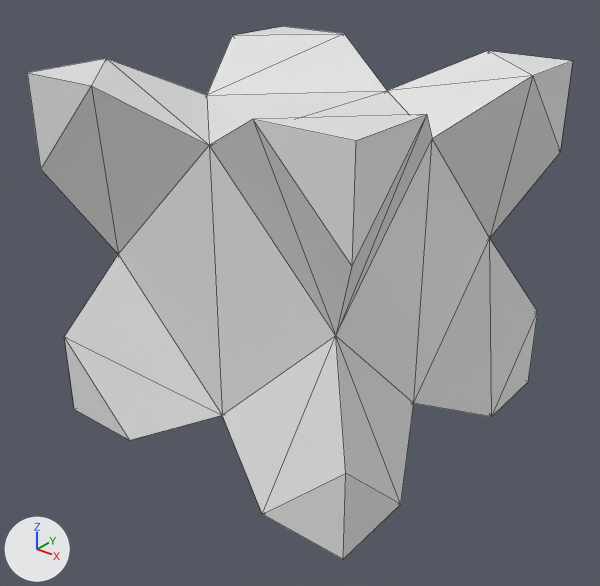
The FBX model samples/assets/Flixel3D.fbx, before and after one commit.
The view is the same before and after, from a 50 mm camera at (1.347, -1.721, 0.91) aimed at (0.018, -0.06, -0.12). The axes (+X, +Y, +Z) are drawn at lower left. The lights are the same throughout. Mesh edges are drawn as thin lines. Where no turn or scale is listed for an object, it has been applied to the vertices.

In view in the first picture: 'Center', 'X+BL', 'X+BR', 'X+TL', 'X+TR', 'X-BR', 'X-TL', 'X-TR'.
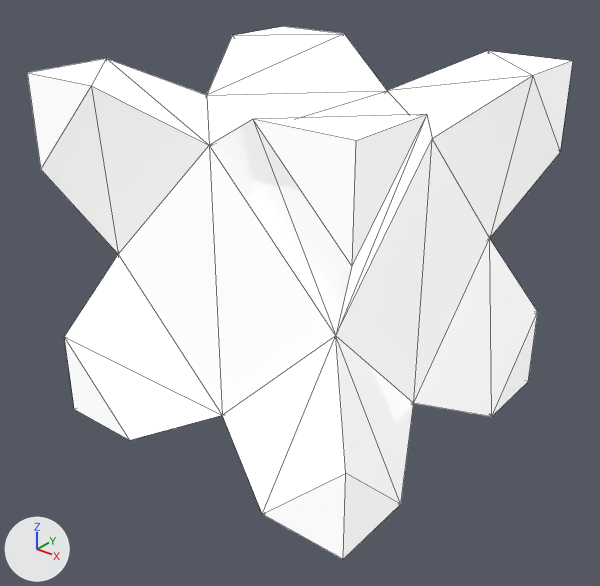
The change, as a diff of the scene's bpy script:
```diff
--- a/samples/assets/Flixel3D.fbx.py
+++ b/samples/assets/Flixel3D.fbx.py
@@ mat_vertexcolor @@
 mat_vertexcolor.base_color = (0.8, 0.8, 0.8)  # white #e7e7e7
+mat_vertexcolor.emission_strength = 0.5
```

Where the change shows, as pixel boxes (x1, y1, x2, y2) in the pictures (600 x 586 px):
'Center', surface changed: (118, 91, 490, 415) in both
'X+BL', surface changed: (222, 336, 414, 559) in both
'X+TL', surface changed: (209, 114, 432, 335) in both
'X-TR', surface changed: (27, 58, 209, 254) in both
'X+TR', surface changed: (388, 51, 573, 238) in both
'X-BR', surface changed: (64, 255, 222, 440) in both
'X+BR', surface changed: (414, 239, 538, 417) in both
'X-TL', surface changed: (207, 26, 387, 95) in both
